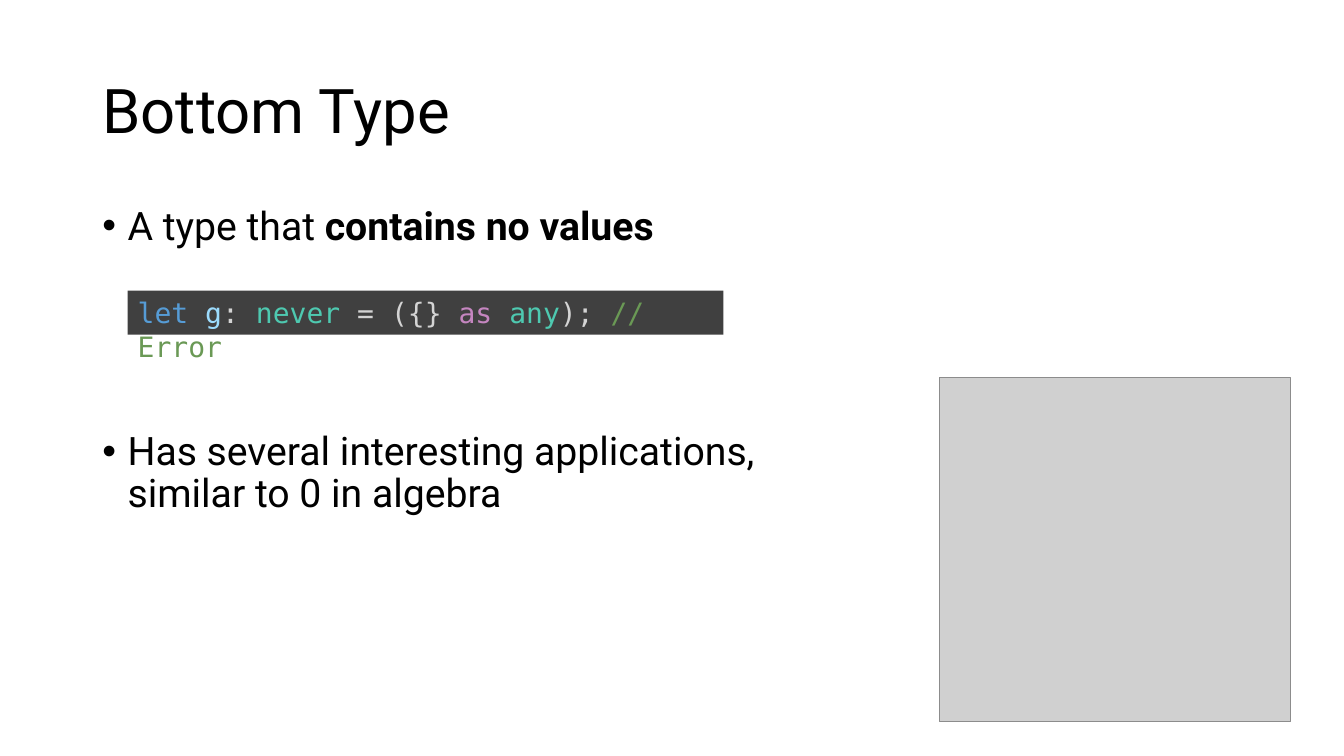
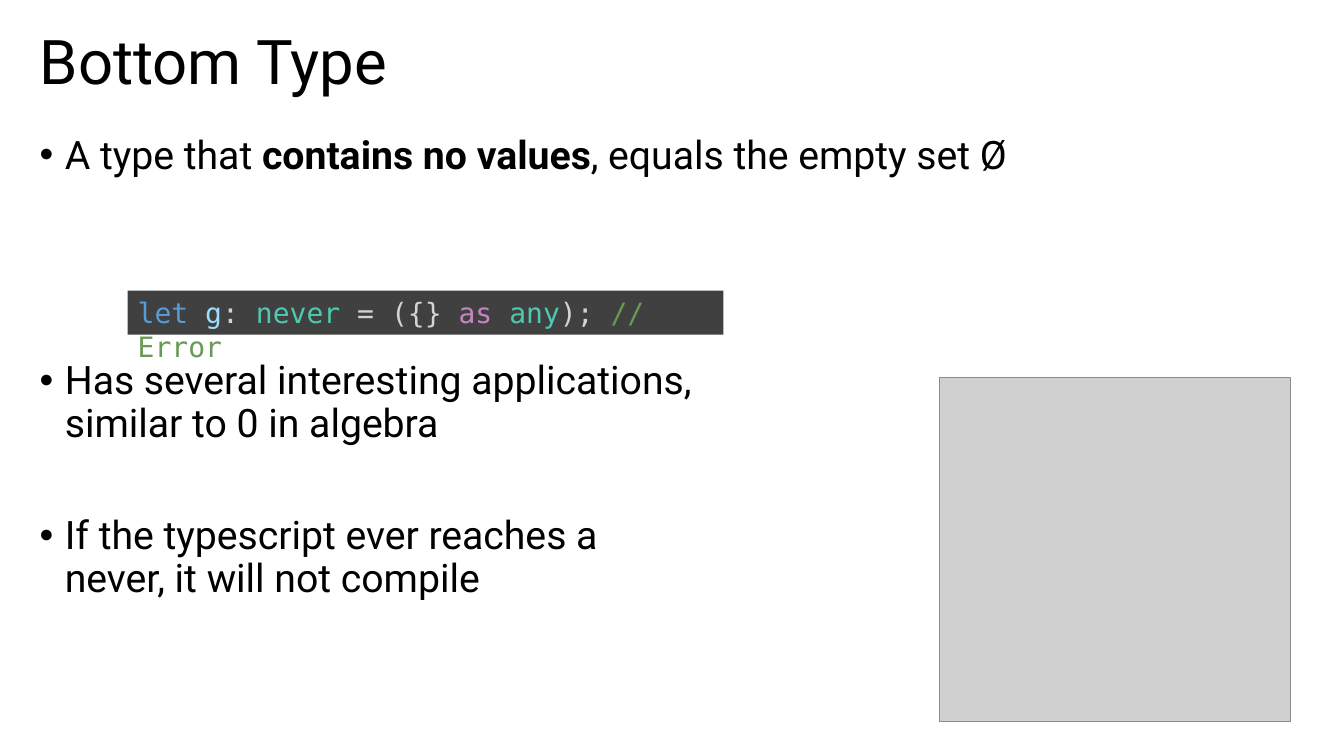
Before and after one commit to ymekesser/a-type-of-magic-presentation, a slide deck: slide 13 of a-type-of-magic.pptx (slide 11 before the commit). Drawn at 1344x756 pixels with LibreOffice and Linux fonts; fonts in the diff are those of the drawing; grey boxes stand for pictures. Boxes give left, top, right and bottom in pixels: in the first picture for what was removed or moved away, otherwise in the second. Text is boxed around its words. In the diff, an @@ line names an element or a change of style, - is before the commit and + after.

Commit message:
Refined basic types and intro

```diff
--- a/a-type-of-magic.pptx
+++ b/a-type-of-magic.pptx
@@ title "Bottom Type": place and size @@
-title "Bottom Type" at <box>102,89,450,146</box>
+title "Bottom Type" at <box>40,40,387,97</box>
@@ text "A type that contains no ...": place and size @@
-text "A type that contains no ..." at <box>128,210,754,515</box>
+text "A type that contains no ..." at <box>65,139,1007,600</box>
@@ text at <box>65,139,1007,178</box>: text changed; bold off @@
-• A type that contains no values
+• A type that contains no values, equals the empty set Ø
@@ text at <box>65,519,597,600</box>: paragraph added @@
+• If the typescript ever reaches a
+  never, it will not compile
```
Also in this commit, not shown: 11 other slides changed, 7 slides added, 2 other files.
